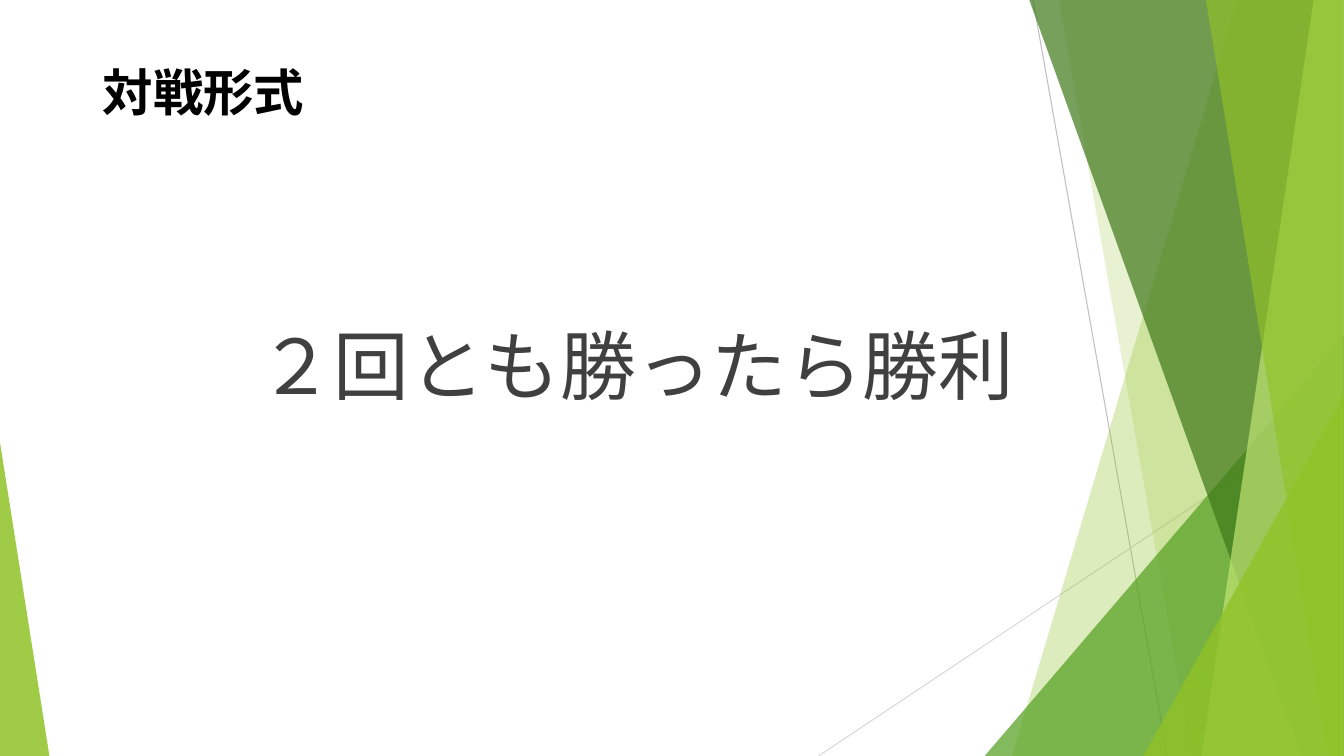
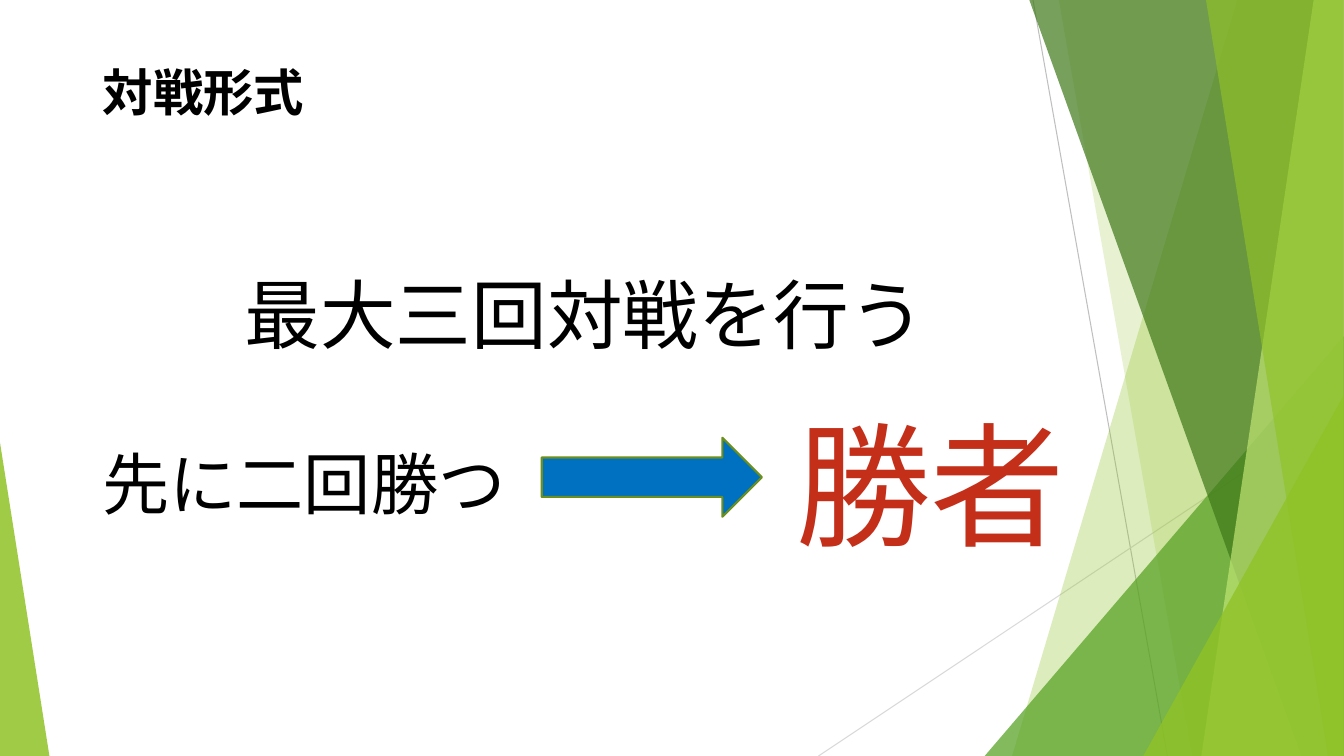
Before and after one commit to noko1024/ChaserDoc, a slide deck: slide 17 of New_U-16.pptx. Drawn at 1344x756 pixels with LibreOffice and Linux fonts; fonts in the diff are those of the drawing. Boxes give left, top, right and bottom in pixels: in the first picture for what was removed or moved away, otherwise in the second. Text is boxed around its words. In the diff, an @@ line names an element or a change of style, - is before the commit and + after.

```diff
--- a/New_U-16.pptx
+++ b/New_U-16.pptx
@@ text added at [245, 279, 925, 350], 54 pt, text #000000 @@
+最大三回対戦を行う
@@ text removed at [258, 330, 1014, 400] @@
-２回とも勝ったら勝利
@@ right arrow added at [541, 438, 761, 516], fill #0070C0, outline #6B901C 1.5 pt @@
@@ text added at [796, 423, 1065, 547], 96 pt, text gradient #62170D to #C42F1A to #EB7766 @@
+勝者
@@ text added at [102, 452, 505, 515], 48 pt, text #000000 @@
+先に二回勝つ
```
Also in this commit, not shown: 11 other slides changed.
